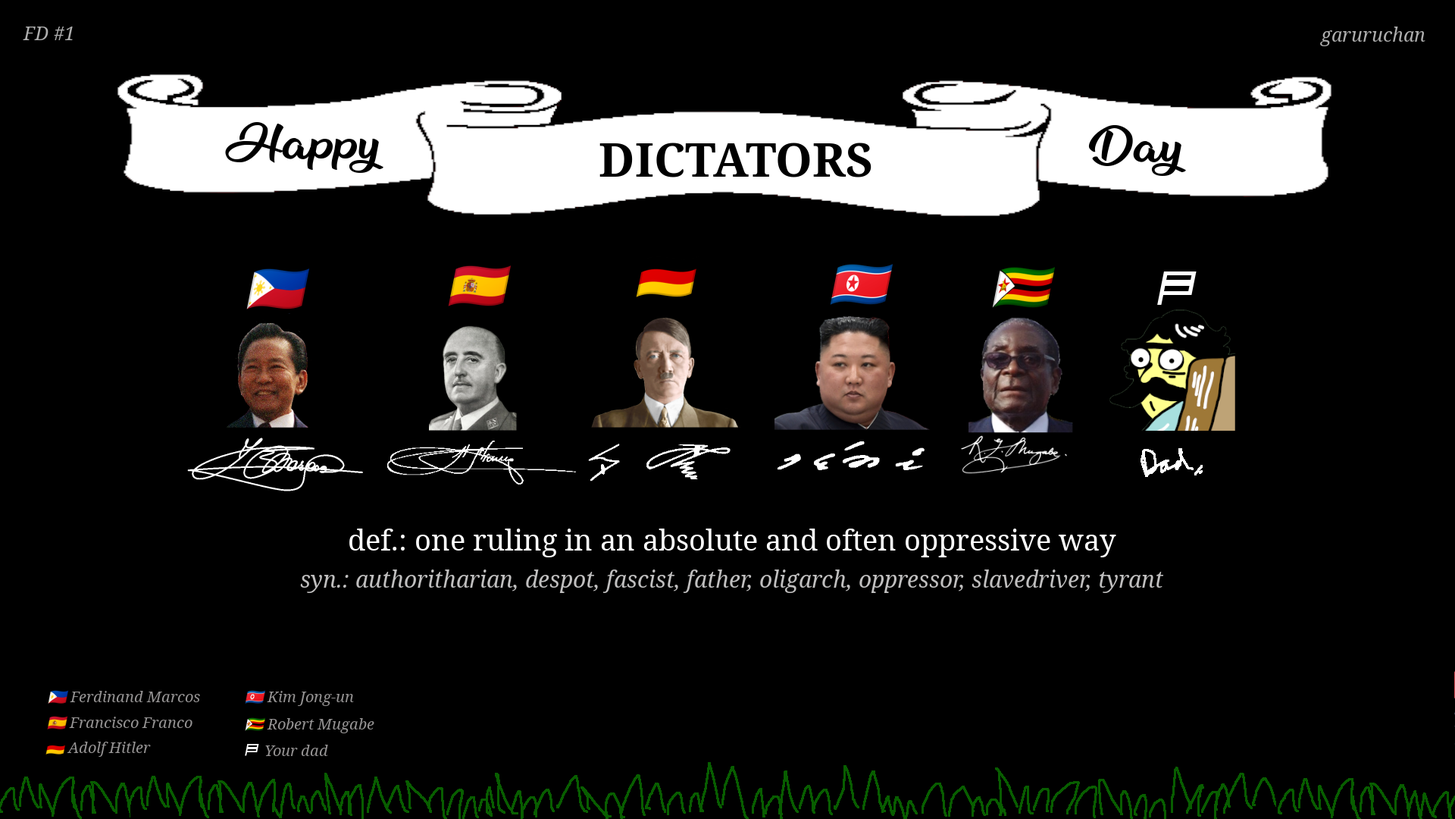
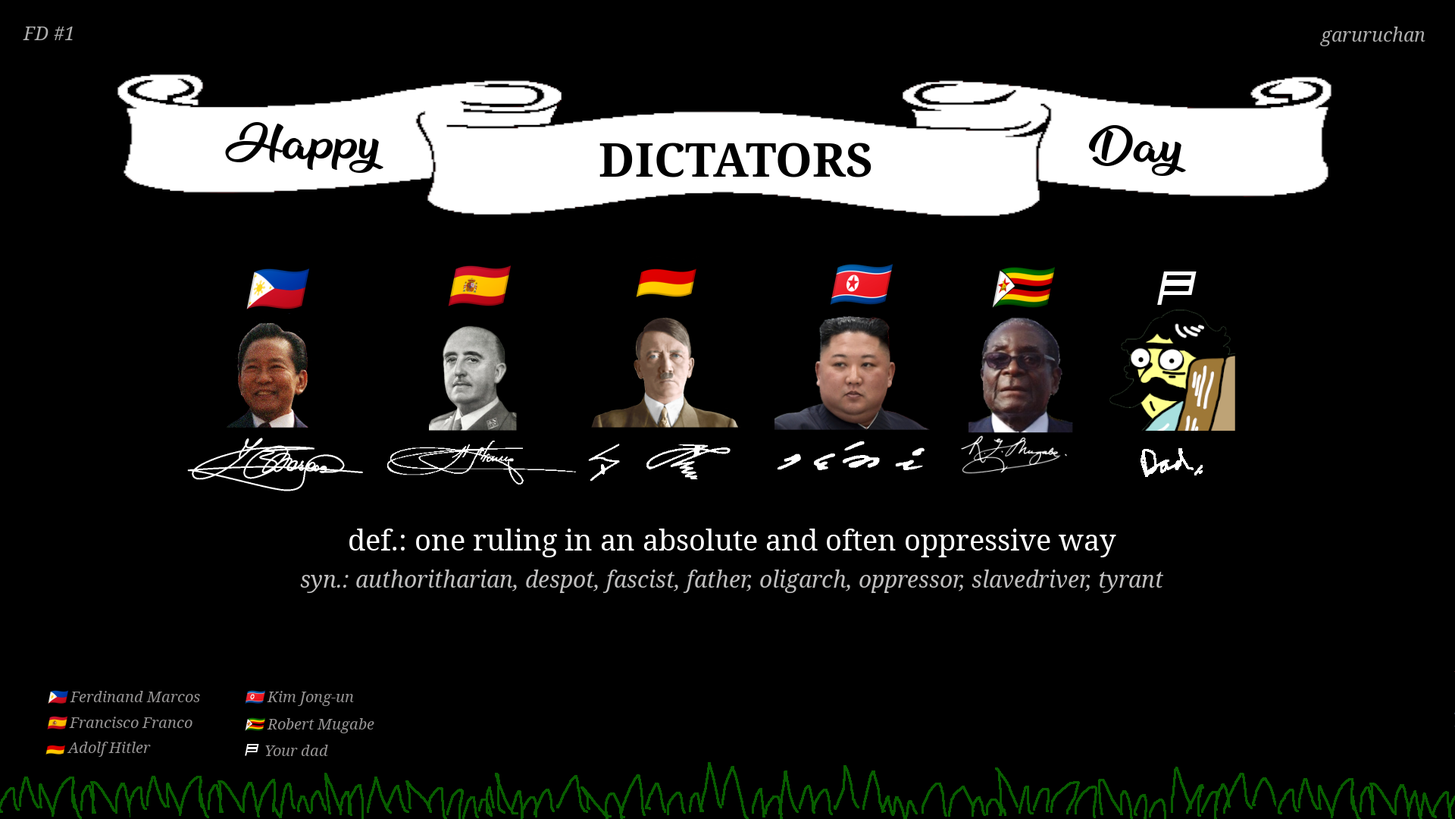
Layers edited between the first and the second w=1455, h=819 image:
painted on "quote_template.png" over [1370, 671, 1455, 809]
